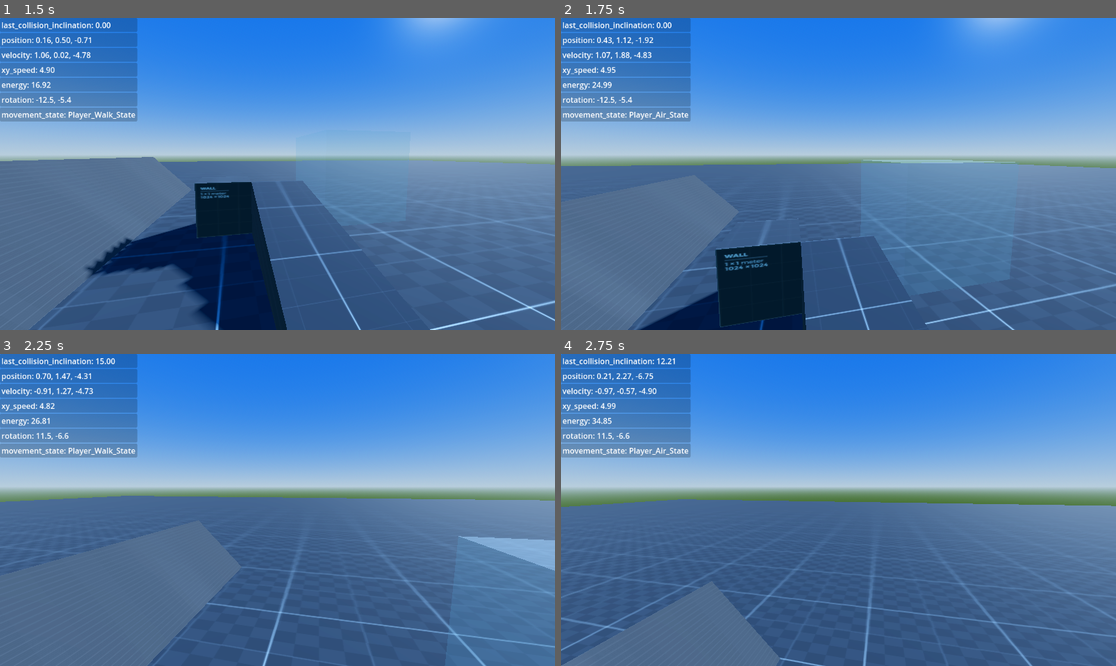
Above: before the commit, frames 1-4 (two rows, left to right).
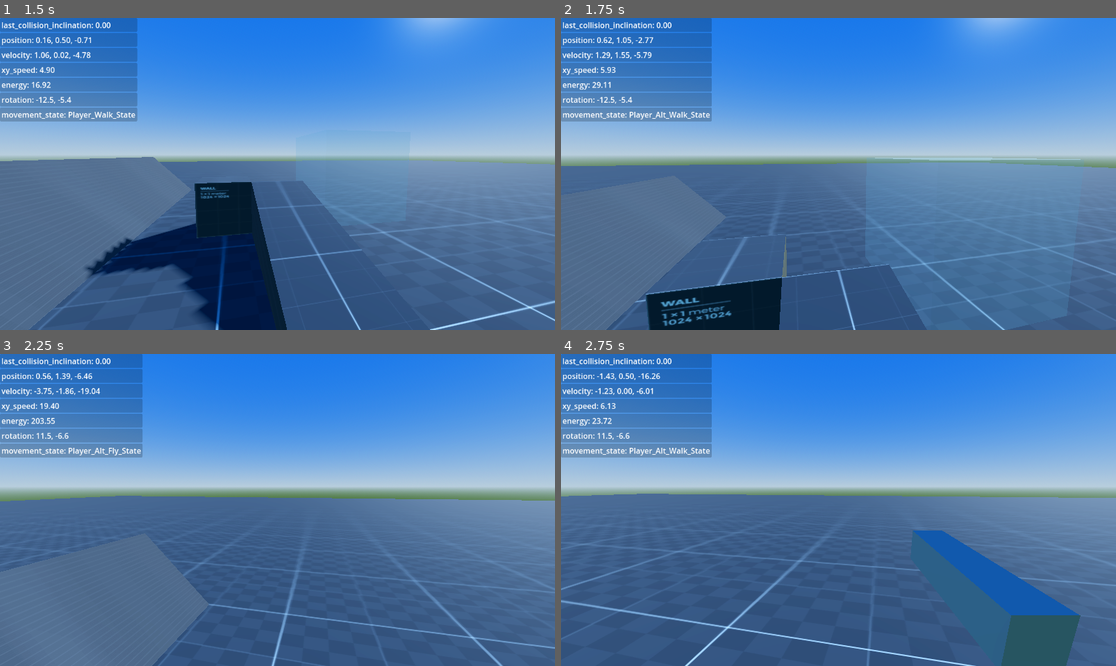
Above: after the commit, the same moments.

Repository: Kestrel280/tethergame
Game: Godot game, scene res://main.tscn
Two runs of this game, one before a commit and one after it. Both use one fixed random seed, a clock stepped at 60 frames per second and the inputs below.
Inputs (mouse positions are in pixels of both pictures, inside the frame that each line leads up to):
- Up to frame 1 (1.5 s): click "Play" at 0.5 s; tap Enter at 1.25 s; move the mouse to (305, 174) at 1.27 s; hold W (move_forward) from 1.28 s (still down); tap Q at 1.35 s
- Up to frame 2 (1.75 s): keep holding W (move_forward); tap Space (jump) at 1.52 s; tap E at 1.55 s
- Up to frame 3 (2.25 s): keep holding W (move_forward); move the mouse to (249, 510) at 2.02 s; tap E at 2.1 s
- Up to frame 4 (2.75 s): keep holding W (move_forward); tap Space (jump) at 2.27 s; tap 1 at 2.3 s

Frame 1 is identical in both runs. In frame 2, 8.3% of the frame differs, in the area x 6-100%, y 0-100%; in frame 3, 5.2%; in frame 4, 14%, in the area x 0-100%, y 0-100%.

Commit message:
Create Weapon, Weapon_Resource, Weapon_Shoot_Action class; and general structure for equipping weapon

Diff:
--- a/classes/controllers/camera_controller_base.gd
+++ b/classes/controllers/camera_controller_base.gd
@@ -22,6 +22,10 @@
 	self.camera = camera;
 
 
+func get_head():
+	return head;
+
+
 func add_rotation(r : Vector2):
 	rot += r;
 	rot.x = wrapf(rot.x, -PI, PI);
--- a/classes/player/player.gd
+++ b/classes/player/player.gd
@@ -3,6 +3,8 @@
 
 
 var _rot : Vector2 = Vector2.ZERO; # Cumulative rotation of the player
+var weapon : Weapon; # Currently equipped weapon
+
 
 # TODO find a better place for these; referenced in movement states
 @export_range(2.0, 10.0) var max_ground_speed = 5.0;
@@ -20,14 +22,17 @@
 func _input(event) -> void:
 	$Input_Controller.handle_input(event);
 	if event is InputEventKey:
-		if event.pressed and event.keycode == KEY_1:
+		if event.pressed and event.keycode == KEY_Q:
 			var test = Movement_Controller_Player.construct();
 			test.start(self);
 			swap_controller(test);
-		elif event.pressed and event.keycode == KEY_2:
+		elif event.pressed and event.keycode == KEY_E:
 			var test = Movement_Controller_Player_Alt.construct();
 			test.start(self);
 			swap_controller(test);
+		elif event.pressed and event.keycode == KEY_1:
+			equip_weapon(Weapon.new(preload("res://weapons/pistol/pistol.tres")));
+
 
 
 func _ready() -> void:
@@ -64,3 +69,10 @@
 				remove_child(old_controller);
 	add_child(new_controller);
 	return old_controller;
+
+
+func equip_weapon(weapon : Weapon):
+	if self.weapon:
+		self.weapon.queue_free();
+	$Camera_Controller.get_head().add_child(weapon);
+	self.weapon = weapon;
--- /dev/null
+++ b/classes/weapon/weapon.gd
@@ -0,0 +1,18 @@
+class_name Weapon
+extends Node3D
+
+
+var mesh : MeshInstance3D;
+var shoot_action : Weapon_Shoot_Action;
+
+
+func _init(weapon_res : Weapon_Resource):
+	mesh = MeshInstance3D.new();
+	mesh.mesh = weapon_res.mesh;
+	mesh.position = weapon_res.position;
+	mesh.rotation_degrees = weapon_res.orientation;
+	shoot_action = weapon_res.shoot_script.new();
+
+
+func _ready() -> void:
+	add_child(mesh);
--- /dev/null
+++ b/classes/weapon/weapon_resource.gd
@@ -0,0 +1,10 @@
+class_name Weapon_Resource
+extends Resource
+
+@export_subgroup("Visuals")
+@export var mesh : Mesh;
+@export var position : Vector3;
+@export var orientation : Vector3;
+@export_subgroup("Properties")
+@export var single_shot : bool = false;
+@export var shoot_script : GDScript;
--- /dev/null
+++ b/classes/weapon/weapon_shoot_action.gd
@@ -0,0 +1,6 @@
+class_name Weapon_Shoot_Action
+extends Resource
+
+
+func shoot(shooter : Node3D):
+	print("default weapon shoot action");
--- /dev/null
+++ b/weapons/pistol/pistol.tres
@@ -0,0 +1,16 @@
+[gd_resource type="Resource" script_class="Weapon_Resource" load_steps=4 format=3 uid="uid://b6m3xuje2cso2"]
+
+[ext_resource type="Script" uid="uid://dumbt6yqtdj6q" path="res://classes/weapon/weapon_resource.gd" id="1_tsb7k"]
+[ext_resource type="Script" uid="uid://c7byc4lm6mspy" path="res://classes/weapon/weapon_shoot_action.gd" id="2_tsb7k"]
+
+[sub_resource type="BoxMesh" id="BoxMesh_tsb7k"]
+size = Vector3(0.05, 0.05, 0.2)
+
+[resource]
+script = ExtResource("1_tsb7k")
+mesh = SubResource("BoxMesh_tsb7k")
+position = Vector3(0.15, -0.08, -0.25)
+orientation = Vector3(12, 0, 0)
+single_shot = false
+shoot_script = ExtResource("2_tsb7k")
+metadata/_custom_type_script = "uid://dumbt6yqtdj6q"
Not shown, added: classes/weapon/weapon.gd.uid
Not shown, added: classes/weapon/weapon_resource.gd.uid
Not shown, added: classes/weapon/weapon_shoot_action.gd.uid
